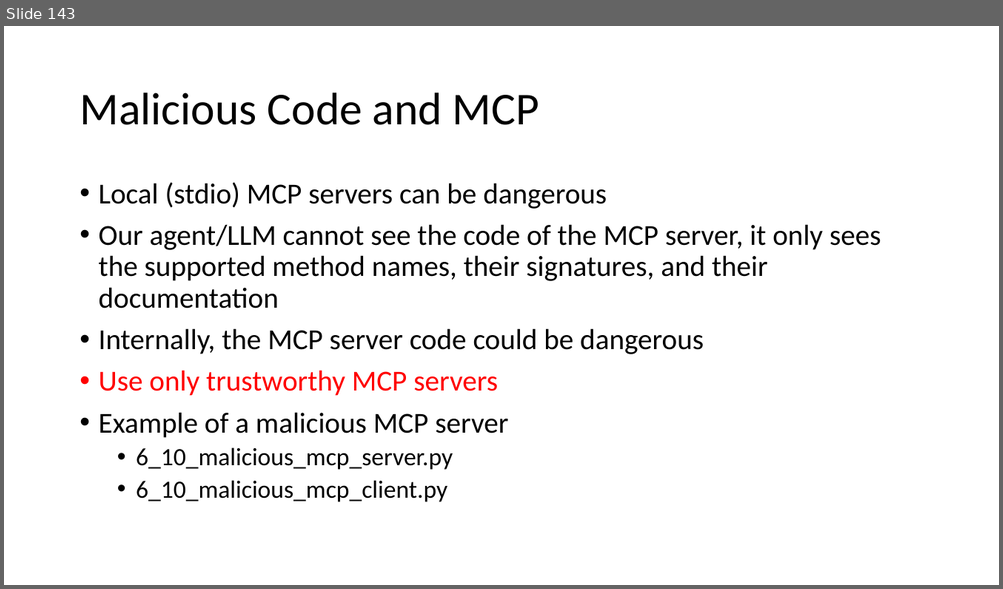
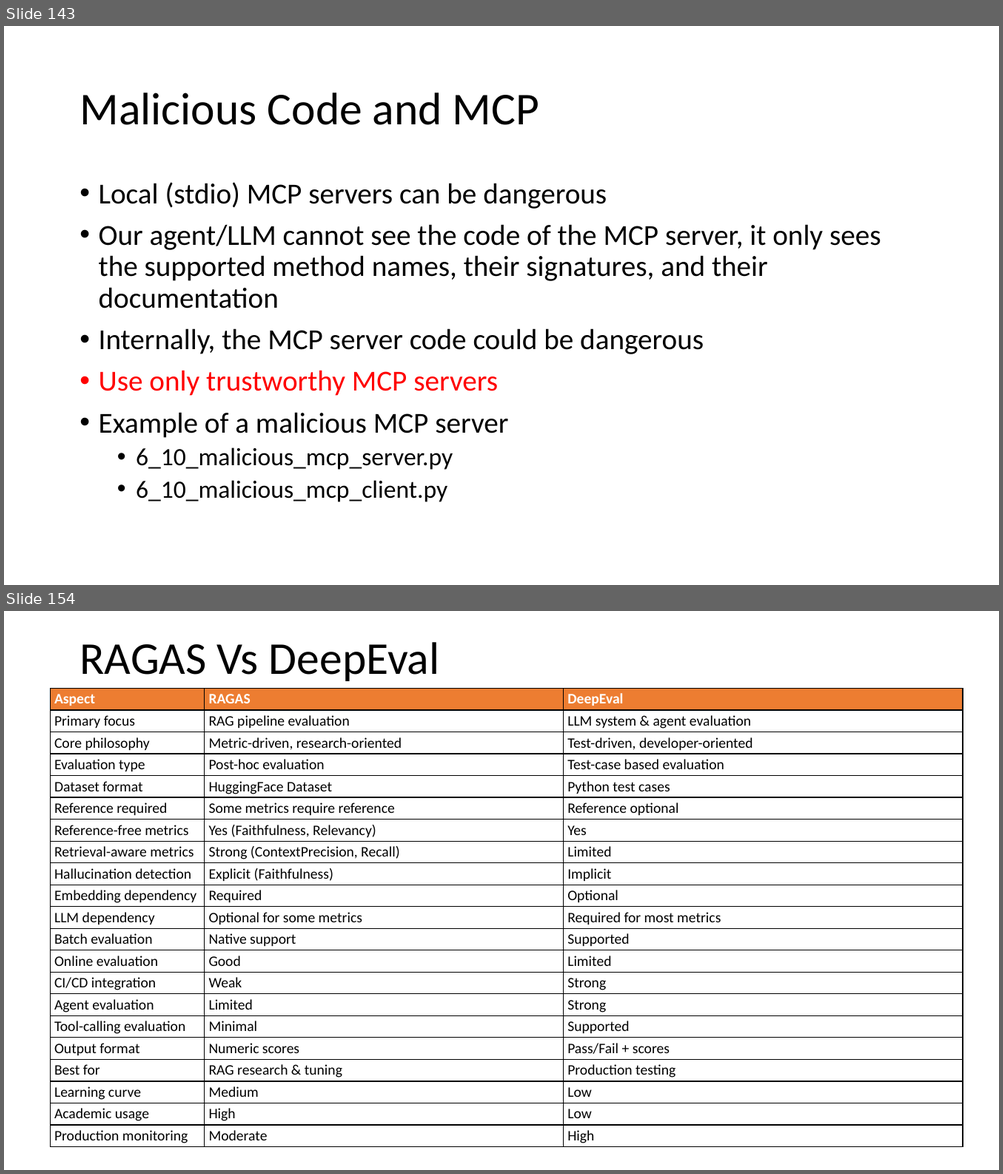
Before and after one commit to atulkahatecdac/agenticai_real, a slide deck: presentation/Agentic AI - Realpage.pptx. Shown one above the other, each under a label of ours: slide 143 before the commit, slides 143 and 154 after it; the slides between them are not shown. The pictures are 1003x589 and 1003x1174 pixels, drawn with LibreOffice and Linux fonts; fonts in the diff are those of the drawing. Boxes give left, top, right and bottom in pixels: in the first picture for what was removed or moved away, otherwise in the second. Text is boxed around its words. In the diff, an @@ line names an element or a change of style, - is before the commit and + after.

```diff
--- a/presentation/Agentic AI - Realpage.pptx
+++ b/presentation/Agentic AI - Realpage.pptx
@@ slide 154 added at (4,611,999,1170), background #FFFFFF @@
@@ title added at (79,642,440,681), 44 pt, text #000000 @@
+RAGAS Vs DeepEval
@@ table added at (51,689,963,1147), 21 rows, 3 columns @@
+Aspect | RAGAS | DeepEval
+Primary focus | RAG pipeline evaluation | LLM system & agent evaluation
+Core philosophy | Metric-driven, research-oriented | Test-driven, developer-oriented
+Evaluation type | Post-hoc evaluation | Test-case based evaluation
+Dataset format | HuggingFace Dataset | Python test cases
+Reference required | Some metrics require reference | Reference optional
+Reference-free metrics | Yes (Faithfulness, Relevancy) | Yes
+Retrieval-aware metrics | Strong (ContextPrecision, Recall) | Limited
+Hallucination detection | Explicit (Faithfulness) | Implicit
+Embedding dependency | Required | Optional
+LLM dependency | Optional for some metrics | Required for most metrics
+Batch evaluation | Native support | Supported
+Online evaluation | Good | Limited
+CI/CD integration | Weak | Strong
+Agent evaluation | Limited | Strong
+Tool-calling evaluation | Minimal | Supported
+Output format | Numeric scores | Pass/Fail + scores
+Best for | RAG research & tuning | Production testing
+Learning curve | Medium | Low
+Academic usage | High | Low
+Production monitoring | Moderate | High
```
Also in this commit, not shown: 2 slides changed, 12 other slides added, 18 other files.
